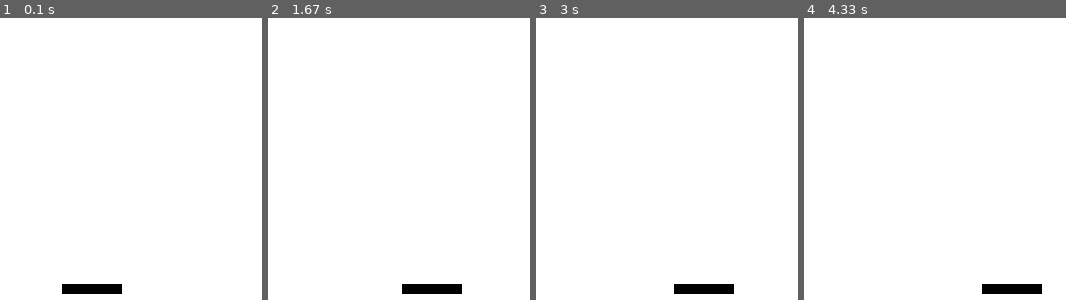
Above: before the commit, frames 1-4 (left to right).
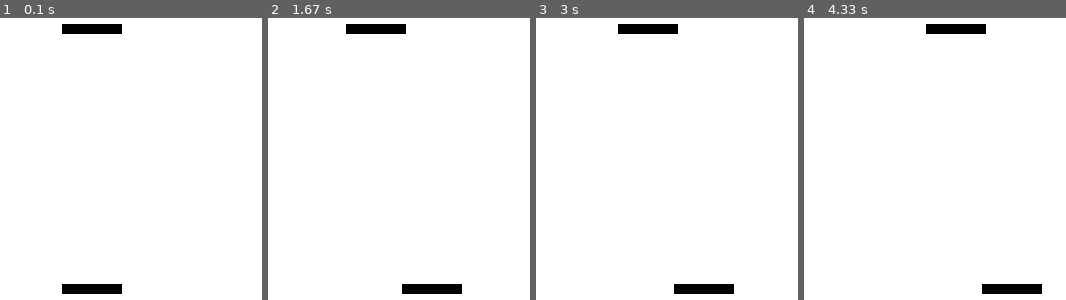
Above: after the commit, the same moments.

Repository: afuen5/clase
Game: pygame game, started from intro_pygame.py
The game is run twice, just before and just after one commit, with the same random seed, the same clock (stepped at 60 frames per second) and the same inputs.
Inputs:
- Up to frame 1 (0.1 s): no input
- Up to frame 2 (1.67 s): hold Right 0.33-0.8 s; hold Right 0.83-1.3 s; hold D 0.83-1.3 s; hold Left from 1.33 s (still down); hold A from 1.33 s (still down)
- Up to frame 3 (3 s): release Left at 1.87 s; release A at 1.87 s; hold Left 1.9-2.3 s; hold A 1.9-2.3 s; hold Right 2.33-2.97 s; hold D 2.33-2.97 s
- Up to frame 4 (4.33 s): hold Left 3-3.47 s; hold A 3-3.47 s; hold Right 3.5-3.97 s; hold D 3.5-3.97 s; hold Right from 4 s (still down); hold D from 4 s (still down)

The runs differ from the first frame. In frame 1, 0.8% of the frame differs, in the area x 23-47%, y 2-6%; in frame 2, 0.8%; in frame 3, 0.8%; in frame 4, 0.8%.

Commit message:
Archivo intro a pygame: juego pong para 2 jugadores

Diff:
--- a/intro_pygame.py
+++ b/intro_pygame.py
@@ -28,7 +28,9 @@
 
 #parametros oponente
 
-#x_opo =
+x_opo = 200
+y_opo = 20
+des_x_opo = 0
 
 def dibujarPersonaje(x,y,color, screen, w, h):
 	pygame.draw.rect(screen,color, (x,y,w*6,h))
@@ -40,43 +42,38 @@
 		if event.type == pygame.QUIT:
 			gameover = True
 		elif event.type == pygame.KEYDOWN:
-			#if event.key == pygame.K_UP:
-			#	des_y = -vel
-			#elif event.key == pygame.K_DOWN:
-			#	des_y = vel
 			if event.key == pygame.K_LEFT:
 				des_x = -vel
 			elif event.key == pygame.K_RIGHT:
 				des_x = vel
 
-			#if event.key == pygame.K_a:
-				#des_x = -vel
-			#elif event.key == pygame.K.d:
-				#des_x = vel
+			if event.key == pygame.K_a:
+				des_x_opo = -vel
+			elif event.key == pygame.K_d:
+				des_x_opo = vel
 
 		elif event.type == pygame.KEYUP:
-			#if event.key == pygame.K_UP:
-			#	des_y = 0
-			#elif event.key == pygame.K_DOWN:
-			#	des_y = 0
+
 			if event.key == pygame.K_LEFT:
 				des_x = 0
 			elif event.key == pygame.K_RIGHT:
 				des_x = 0
 
-			#if event.key == pygame.K_a:
-				#des_x = 0
-			#elif event.key == pygame.K_d:
-				#des_x = 0
+			if event.key == pygame.K_a:
+				des_x_opo = 0
+			elif event.key == pygame.K_d:
+				des_x_opo = 0
 
 
 
 	#ejecutar accion
 	x_coord = x_coord + des_x
-	y_coord = y_coord + des_y
+	x_opo = x_opo + des_x_opo
+
+
 	screen.fill(white)
 	dibujarPersonaje(x_coord, y_coord, black, screen, width, height)
-	#dibujarPersonaje(x_coord_opo, y_coord_opo, black, screen, width, height)
+	dibujarPersonaje(x_opo, y_opo, black, screen, width, height)
 	pygame.display.flip()
 	clock.tick(FPS)
 pygame.quit()
